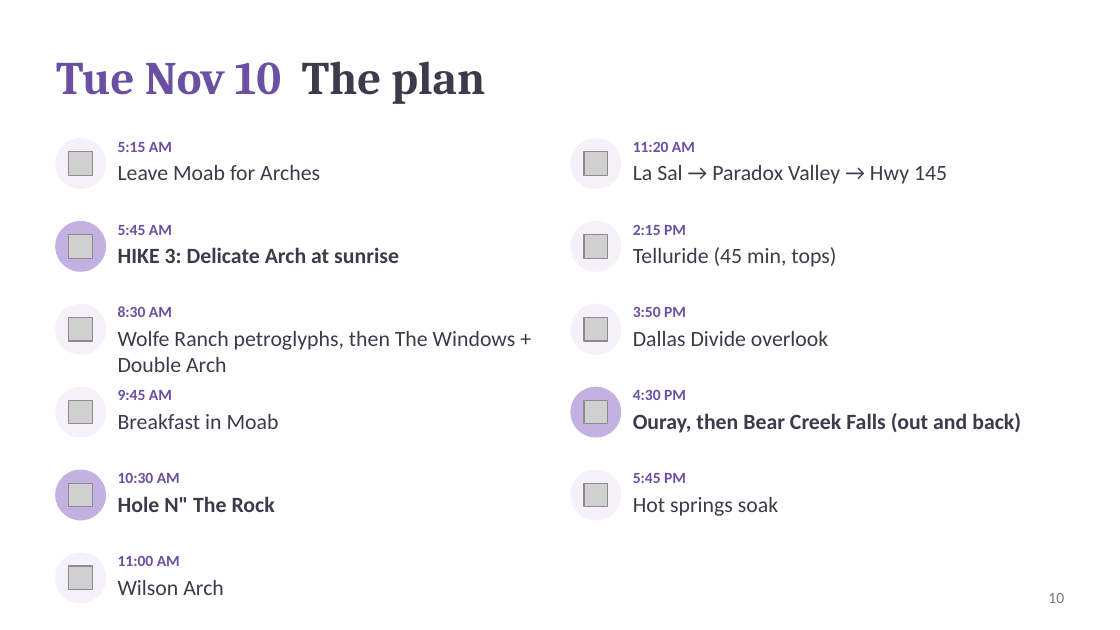
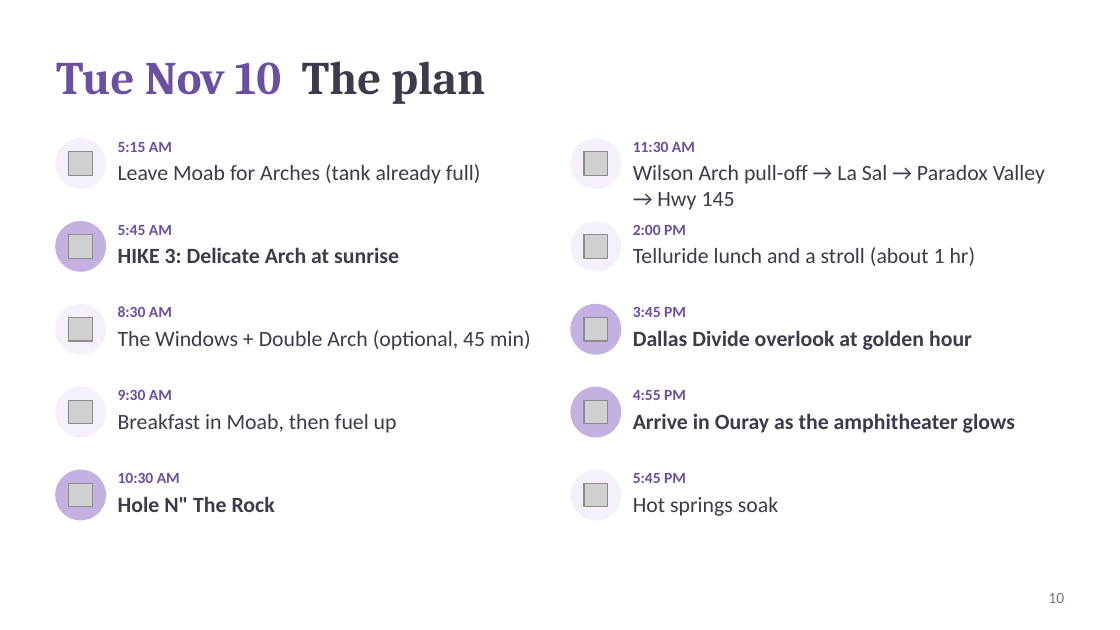
Before and after one commit to kohl-crypto/desert-to-divide, a slide deck: slide 10 of Desert-to-Divide-Tour-Guide.pptx. Drawn at 1120x630 pixels with LibreOffice and Linux fonts; fonts in the diff are those of the drawing; grey boxes stand for pictures. Boxes give left, top, right and bottom in pixels: in the first picture for what was removed or moved away, otherwise in the second. Text is boxed around its words. In the diff, an @@ line names an element or a change of style, - is before the commit and + after.

```diff
--- a/Desert-to-Divide-Tour-Guide.pptx
+++ b/Desert-to-Divide-Tour-Guide.pptx
@@ text at [633, 142, 695, 152]: text changed @@
-11:20 AM
+11:30 AM
@@ text at [118, 164, 481, 184]: text changed @@
-Leave Moab for Arches
+Leave Moab for Arches (tank already full)
@@ text at [633, 165, 1045, 206]: text changed @@
-La Sal → Paradox Valley → Hwy 145
+Wilson Arch pull-off → La Sal → Paradox Valley → Hwy 145
@@ text at [633, 225, 686, 235]: text changed @@
-2:15 PM
+2:00 PM
@@ text at [633, 247, 976, 266]: text changed @@
-Telluride (45 min, tops)
+Telluride lunch and a stroll (about 1 hr)
@@ ellipse at [571, 305, 620, 354]: fill #F5F0FA to #C3B1E1; outline #F5F0FA 1 pt to #C3B1E1 1 pt @@
@@ text at [633, 307, 686, 317]: text changed @@
-3:50 PM
+3:45 PM
@@ text at [118, 330, 531, 350]: text changed @@
-Wolfe Ranch petroglyphs, then The Windows + Double Arch
+The Windows + Double Arch (optional, 45 min)
@@ text at [633, 330, 972, 350]: text changed; bold on @@
-Dallas Divide overlook
+Dallas Divide overlook at golden hour
@@ text at [118, 390, 172, 400]: text changed @@
-9:45 AM
+9:30 AM
@@ text at [118, 414, 397, 433]: text changed @@
-Breakfast in Moab
+Breakfast in Moab, then fuel up
@@ text at [633, 390, 686, 400]: text changed @@
-4:30 PM
+4:55 PM
@@ text at [633, 413, 1015, 433]: text changed @@
-Ouray, then Bear Creek Falls (out and back)
+Arrive in Ouray as the amphitheater glows
@@ ellipse removed at [56, 553, 105, 603] @@
@@ picture removed at [68, 566, 92, 589] @@
@@ text removed at [118, 556, 180, 566] @@
-11:00 AM
@@ text removed at [118, 580, 224, 595] @@
-Wilson Arch
```
Also in this commit, not shown: 13 other slides changed, 4 other files.
